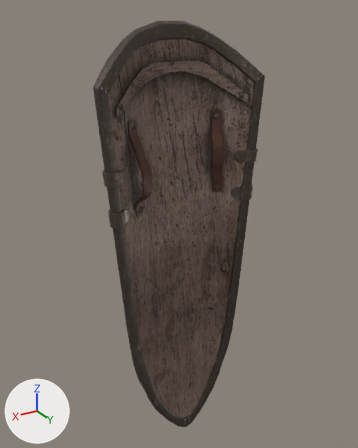
An edit to the glTF model server/public/assets/polyhaven/models/kite_shield/kite_shield.gltf, drawn before and after from the same camera.
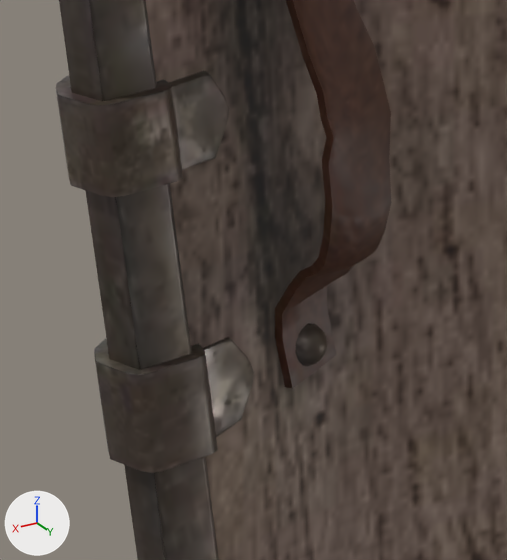
The first picture shows the older version from a 50 mm lens placed at (0.743, 1.226, 0.673), pointed at (-0.02, -0.046, 0.037). The close-ups show the older and then the newer version on the part from 26% to 47% of the width and 35% to 54% of the height of that picture. Only the edits that show in the close-ups are written down. Every picture has the same lights, and +X, +Y and +Z are marked at lower left. Vertices at exactly the same position are counted once.

Objects in the first close-up: 'kite_shield_body', 'kite_shield_clamps_and_bolts', 'kite_shield_metal_trim'.
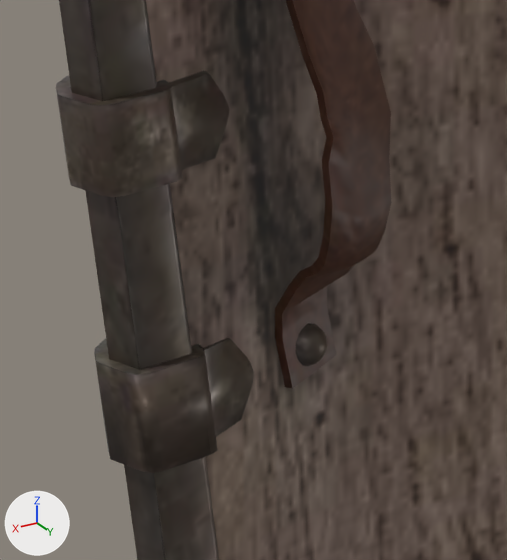
Boxes (x1, y1, x2, y2) around the edits, measured in the close-ups (507 x 560 px):
```json
{"part": 1, "of": "me_plane_020", "change": "cut back", "before": [104, 74, 253, 473], "after": [173, 105, 226, 170]}
```

Edits to the scene script, one JSON object a line:
```json
{"block": "me_plane_020", "where": "# used by ob_kite_shield_clamps_and_bolts; location = (-0.679, 0.1326, -0.8346)"}
{"op": "remove", "block": "me_plane_020", "code": "me_plane_020.from_pydata(...)  # 2763 vertices, 5054 faces; spans x 0.418..0.94, y -0.152..-0.085, z 0.112..1.333"}
{"op": "add", "block": "me_plane_020", "code": "me_plane_020.from_pydata(...)  # 1412 vertices, 2352 faces; spans x 0.418..0.94, y -0.152..-0.085, z 0.112..1.333"}
{"block": "me_plane_020", "change": "me_plane_020 part 1: 9 vertices moved within x 0.86..0.894, y -0.147..-0.098, z 0.978..1.109; 514 vertices removed from x 0.856..0.94, y -0.152..-0.085, z 0.946..1.109"}
{"block": "me_plane_020", "change": "other edits to the shape of me_plane_020 do not show in these pictures"}
```
